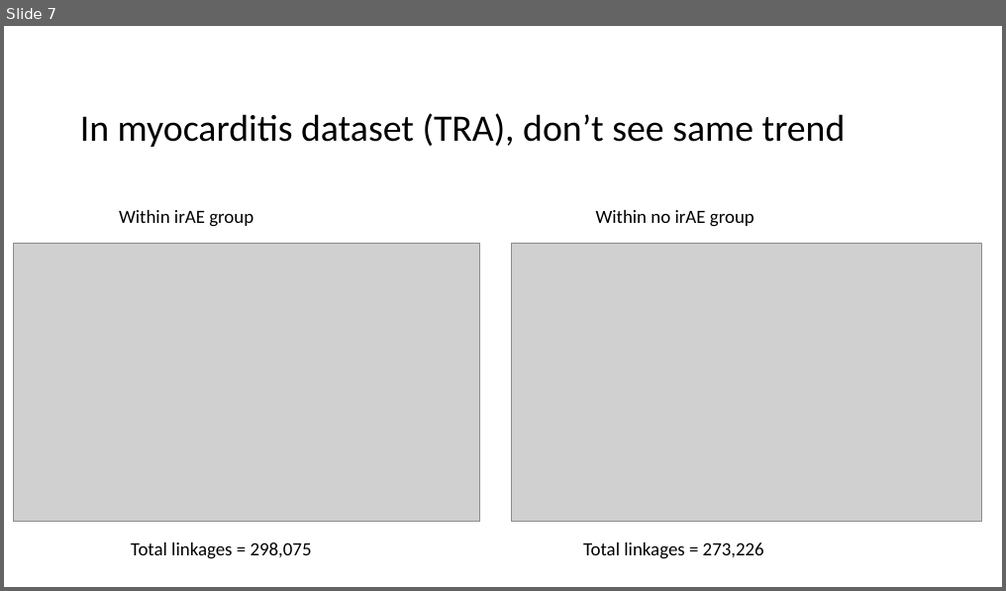
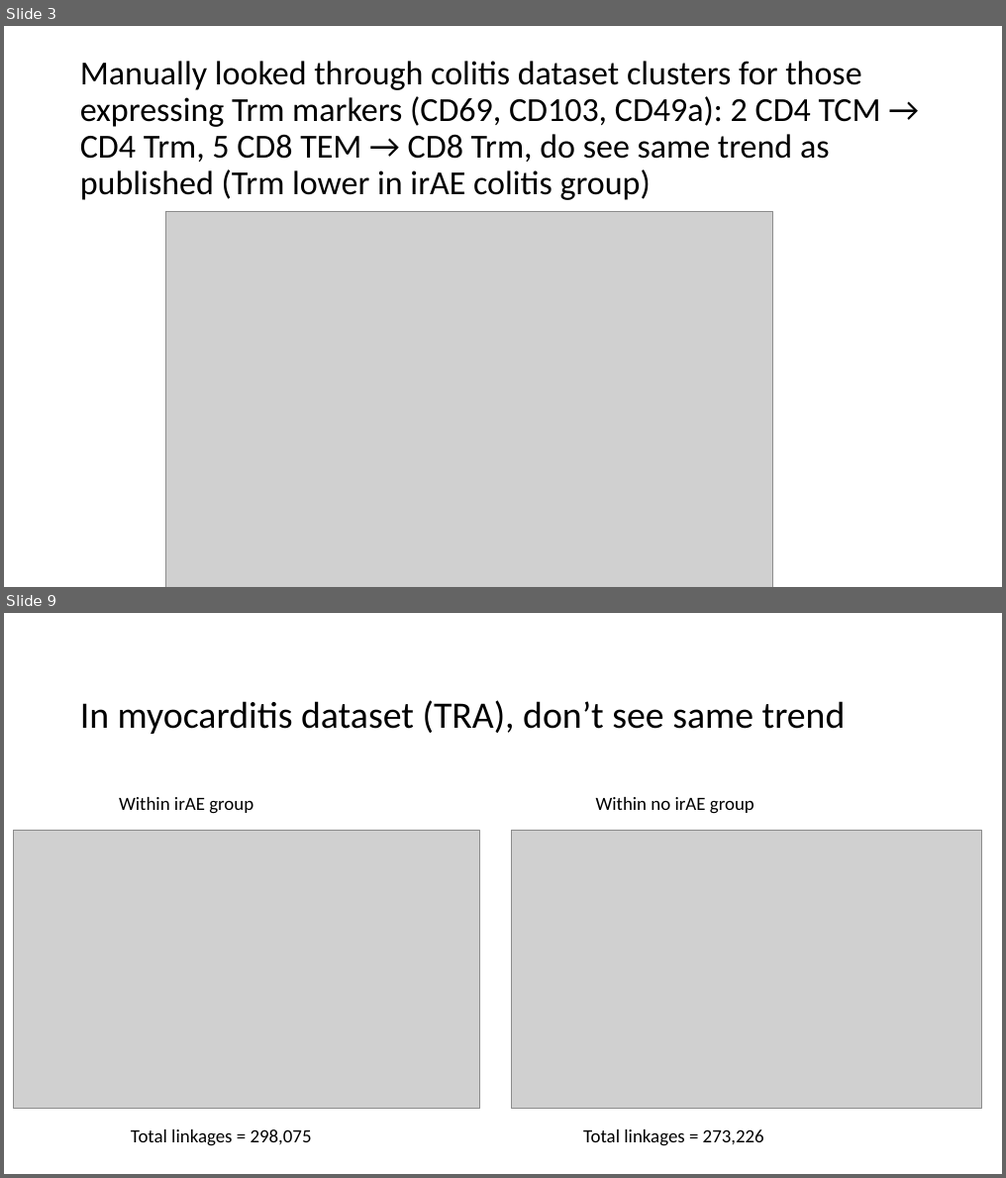
Before and after one commit to tybottorff/bottorffdocs, a slide deck: linsley_postdoc/presentations/weekly_meetings/1_25_24.pptx. Shown one above the other, each under a label of ours: slide 7 before the commit, slides 3 and 9 after it; the slides between them are not shown. The pictures are 1006x591 and 1006x1178 pixels, drawn with LibreOffice and Linux fonts; fonts in the diff are those of the drawing; grey boxes stand for pictures. Boxes give left, top, right and bottom in pixels: in the first picture for what was removed or moved away, otherwise in the second. Text is boxed around its words. In the diff, an @@ line names an element or a change of style, - is before the commit and + after.

```diff
--- a/linsley_postdoc/presentations/weekly_meetings/1_25_24.pptx
+++ b/linsley_postdoc/presentations/weekly_meetings/1_25_24.pptx
@@ slide 3 added at [4,26,1002,587], background #FFFFFF @@
@@ title added at [80,61,881,200], 32.4 pt, text #000000 @@
+Manually looked through colitis dataset clusters for those expressing Trm markers (CD69, CD103, CD49a): 2 CD4 TCM → CD4 Trm, 5 CD8 TEM → CD8 Trm, do see same trend as published (Trm lower in irAE colitis group)
@@ picture added at [165,212,773,587] @@
@@ what was slide 7 is now slide 9 @@
```
Also in this commit, not shown: 4 slides changed, 2 other slides added.
